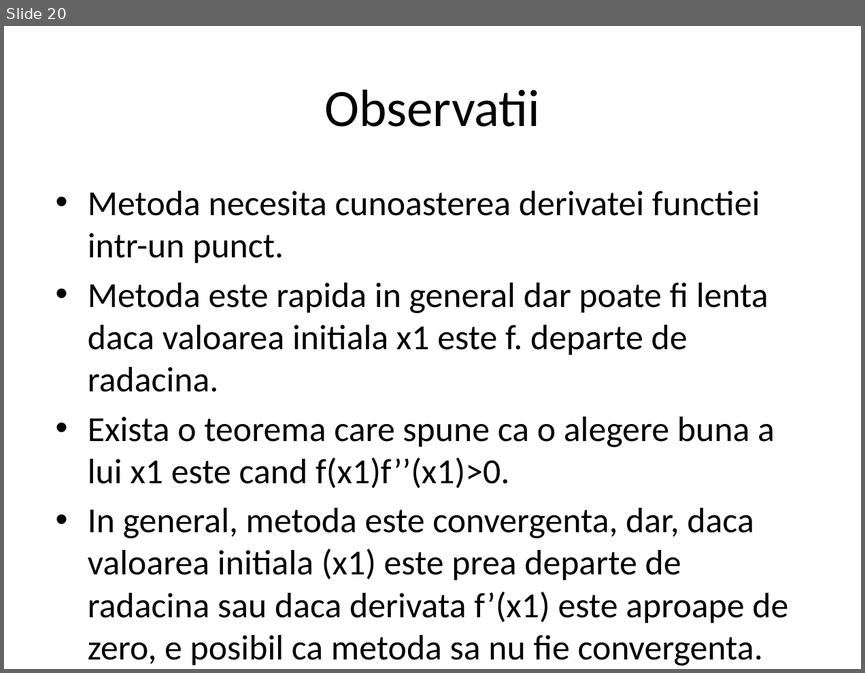
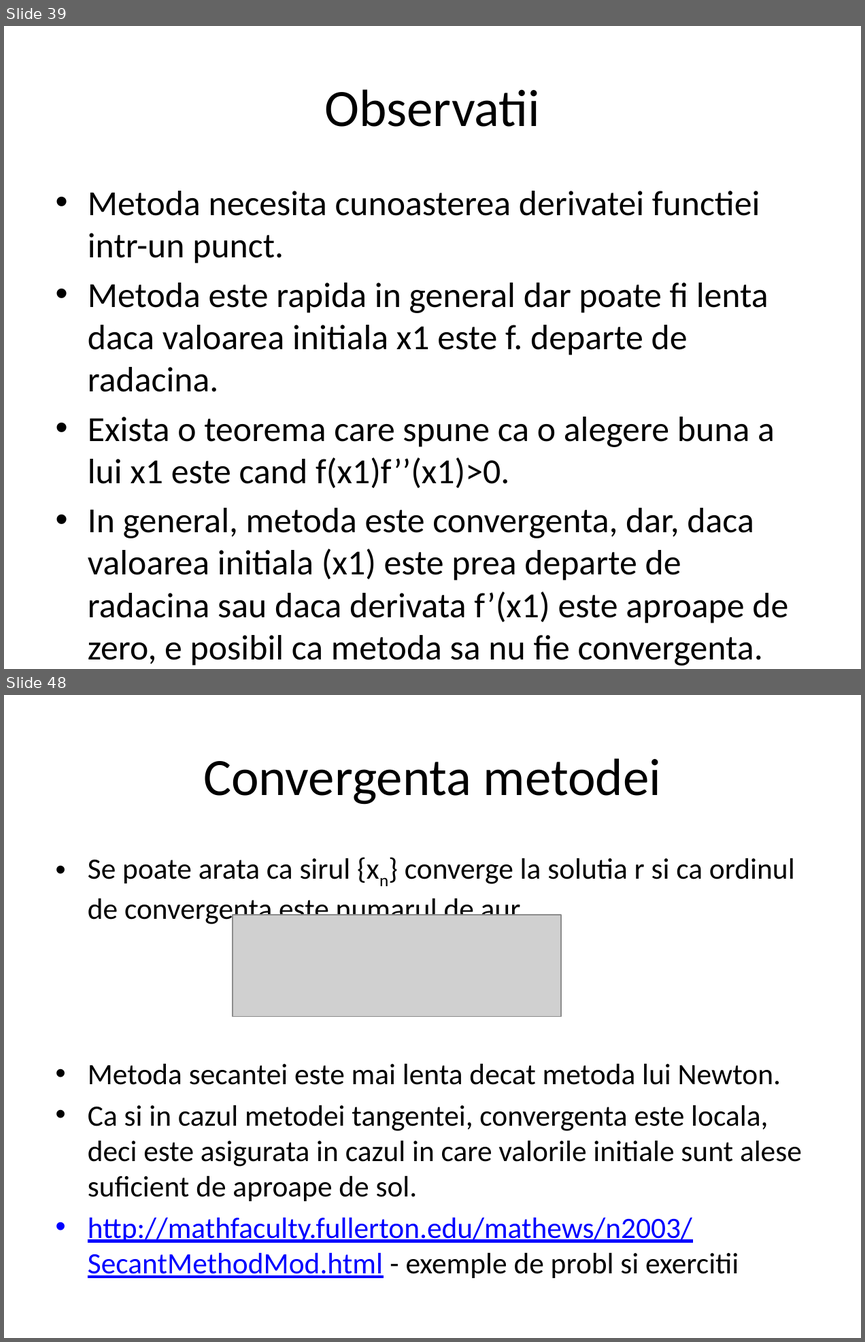
Before and after one commit to ArmynC/ArminC-UTM-Info, a slide deck: Anul 1/Semestrul II/Calcul numeric/Curs 5/Lectie.pptx. Shown one above the other, each under a label of ours: slide 20 before the commit, slides 39 and 48 after it; the slides between them are not shown. The pictures are 865x673 and 865x1342 pixels, drawn with LibreOffice and Linux fonts; fonts in the diff are those of the drawing; grey boxes stand for pictures. Boxes give left, top, right and bottom in pixels: in the first picture for what was removed or moved away, otherwise in the second. Text is boxed around its words. In the diff, an @@ line names an element or a change of style, - is before the commit and + after.

```diff
--- a/Anul 1/Semestrul II/Calcul numeric/Curs 5/Lectie.pptx
+++ b/Anul 1/Semestrul II/Calcul numeric/Curs 5/Lectie.pptx
@@ slide 48 added at box(4, 695, 861, 1338), background #FFFFFF @@
@@ title added at box(203, 758, 661, 804), 44 pt, text #000000 @@
+Convergenta metodei
@@ text added at box(88, 858, 802, 1278), 24.8 pt, text #000000 @@
+• Se poate arata ca sirul {xn} converge la solutia r si ca ordinul de convergenta este numarul de aur
+• Metoda secantei este mai lenta decat metoda lui Newton.
+• Ca si in cazul metodei tangentei, convergenta este locala, deci este asigurata in cazul in care valorile initiale sunt alese suficient de aproape de sol.
+• http://mathfaculty.fullerton.edu/mathews/n2003/SecantMethodMod.html - exemple de probl si exercitii
@@ picture added at box(232, 915, 561, 1016) @@
@@ what was slide 20 is now slide 39 @@
```
Also in this commit, not shown: 31 other slides added, 9 other files.
